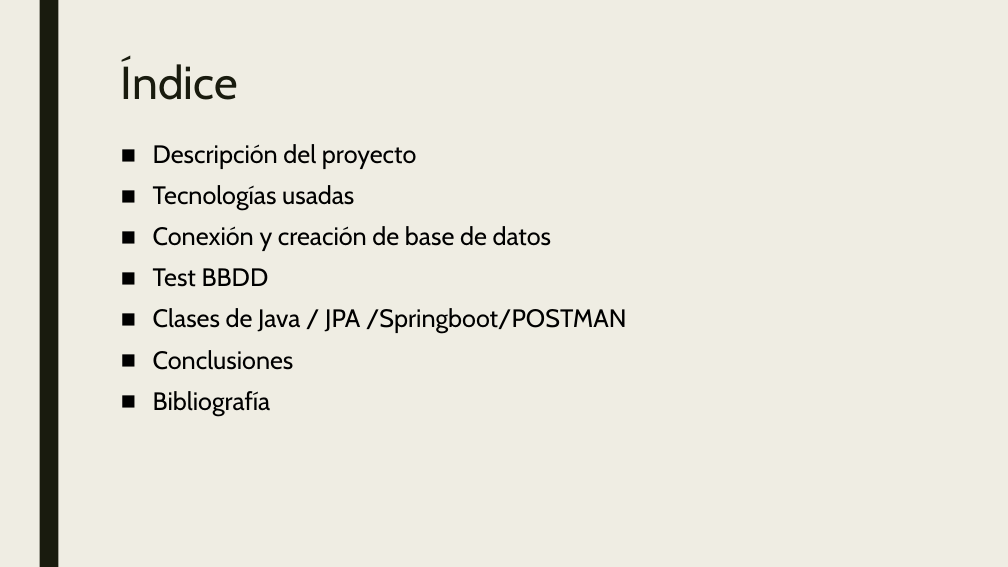
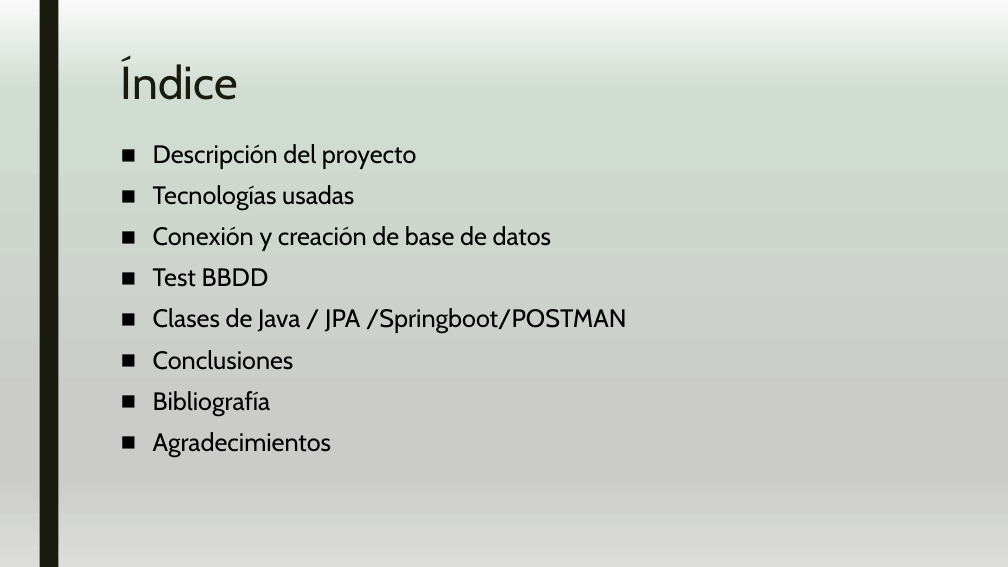
Before and after one commit to Peypa0512/Proyecto_Final, a slide deck: slide 2 of PROYECTO- SALAUTO.pptx. Drawn at 1008x567 pixels with LibreOffice and Linux fonts; fonts in the diff are those of the drawing. Boxes give left, top, right and bottom in pixels: in the first picture for what was removed or moved away, otherwise in the second. Text is boxed around its words. In the diff, an @@ line names an element or a change of style, - is before the commit and + after.

```diff
--- a/PROYECTO- SALAUTO.pptx
+++ b/PROYECTO- SALAUTO.pptx
@@ background #EFEDE3 to gradient #F9F9F9 to #D1DDD2 to #CBCCC9 to #DCDDDB @@
@@ text at bbox=[153, 432, 331, 457]: paragraph added @@
+■ Agradecimientos
```
Also in this commit, not shown: 27 other slides changed, 1 slide added.
